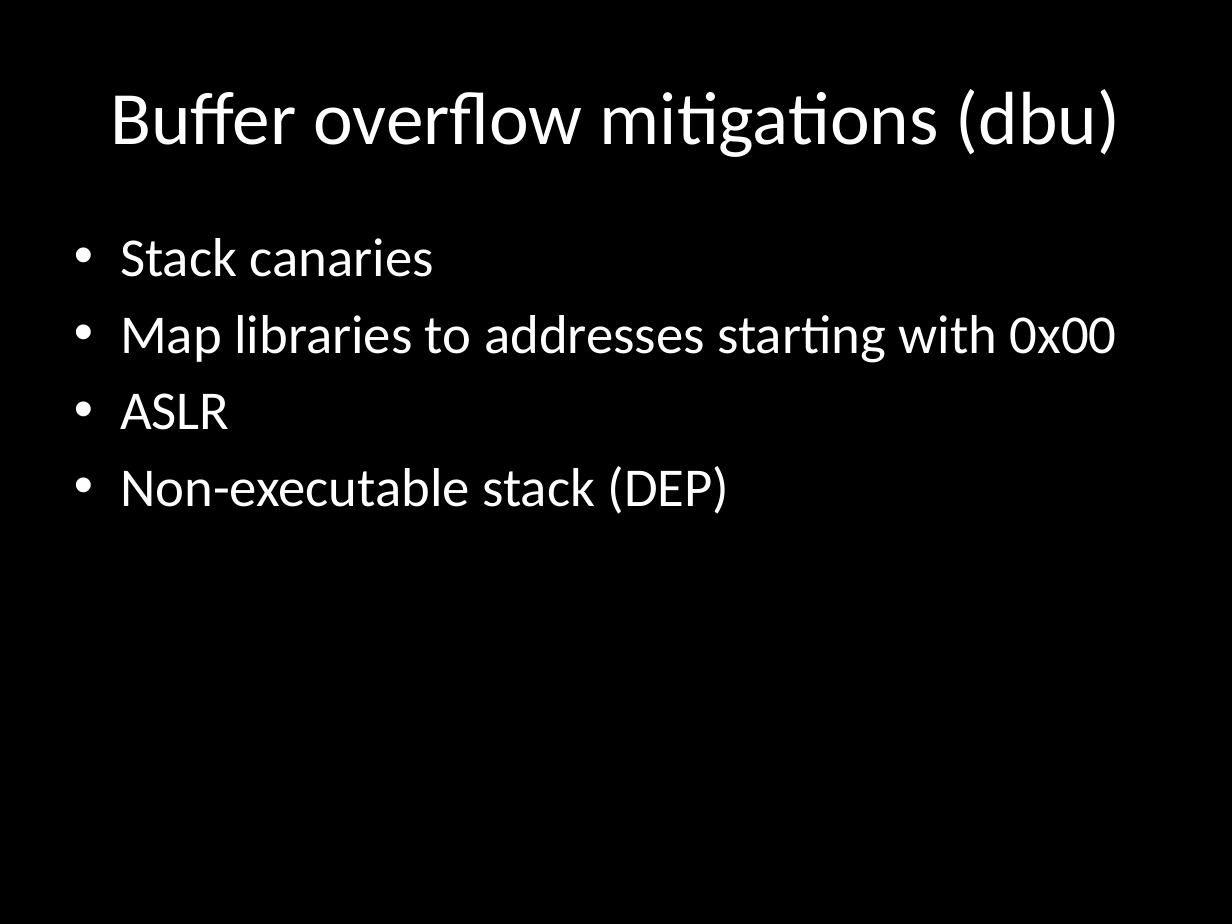
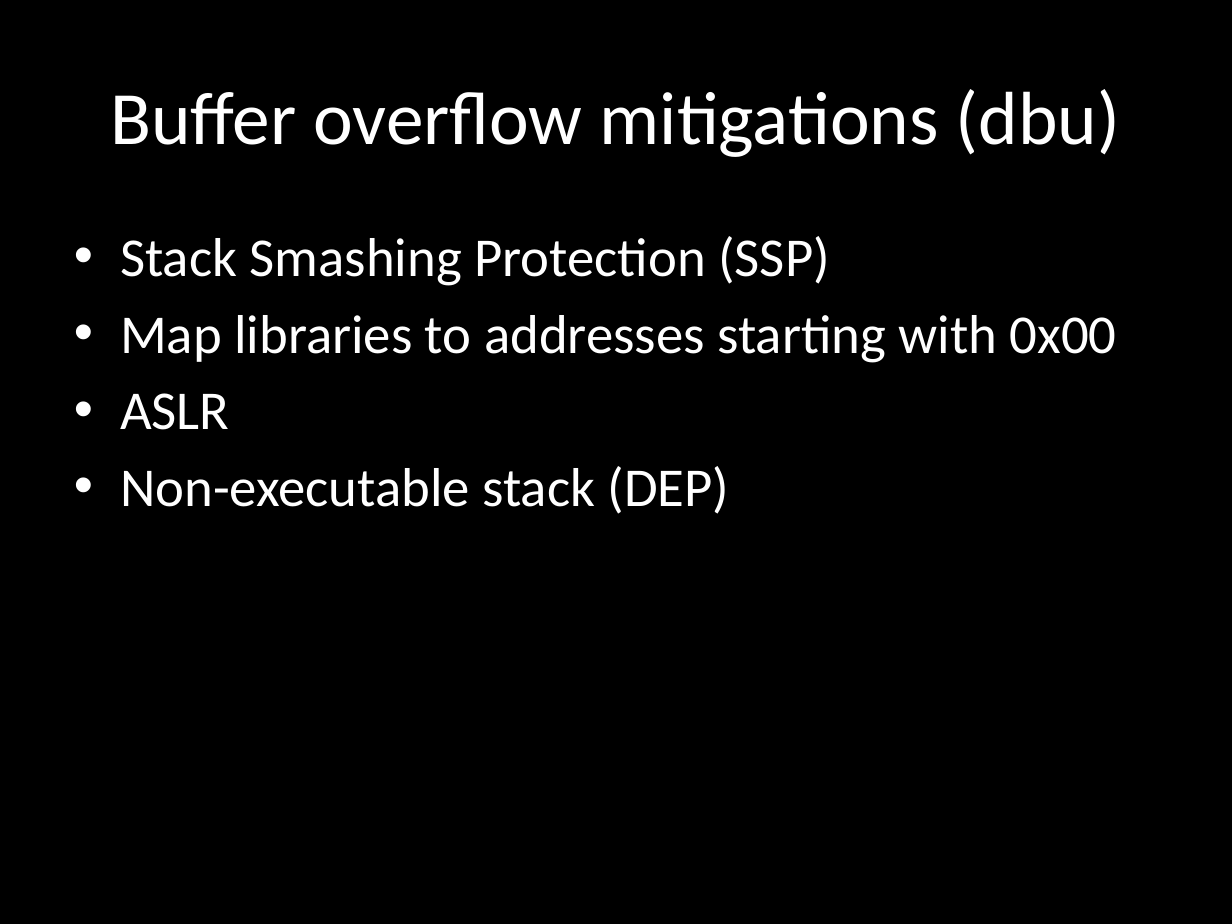
Before and after one commit to wuurrd/techzonepresentation, a slide deck: slide 12 of presentation.pptx. Drawn at 1232x924 pixels with LibreOffice and Linux fonts; fonts in the diff are those of the drawing. Boxes give left, top, right and bottom in pixels: in the first picture for what was removed or moved away, otherwise in the second. Text is boxed around its words. In the diff, an @@ line names an element or a change of style, - is before the commit and + after.

```diff
--- a/presentation.pptx
+++ b/presentation.pptx
@@ text at <box>120,236,830,286</box>: text changed @@
-• Stack canaries
+• Stack Smashing Protection (SSP)
```
Also in this commit, not shown: 8 other slides changed.
